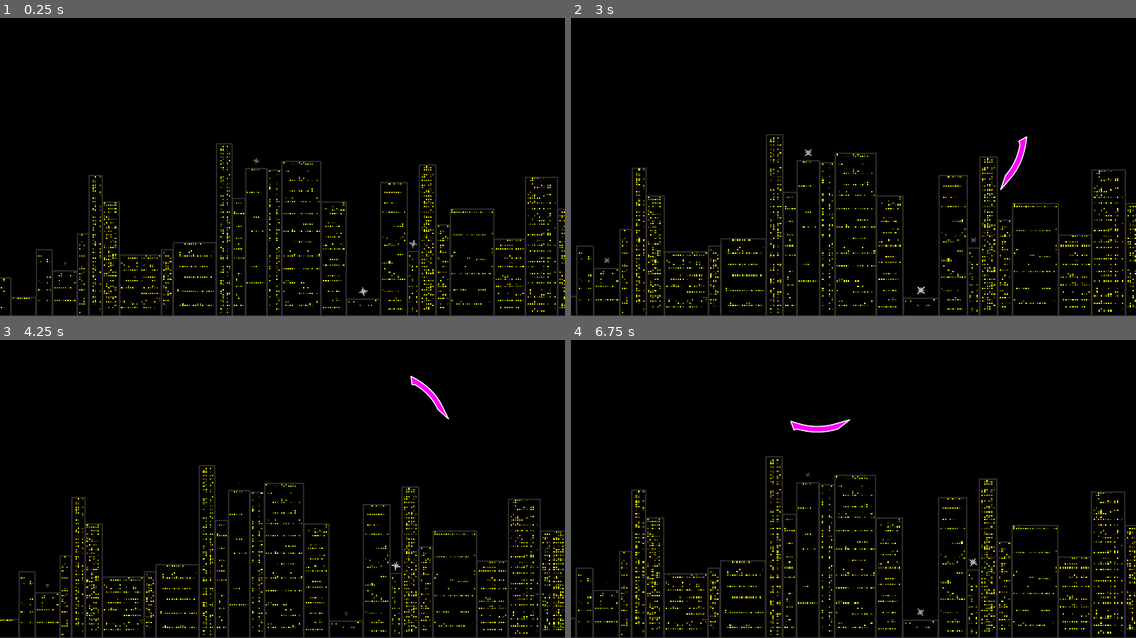
Above: before the commit, frames 1-4 (two rows, left to right).
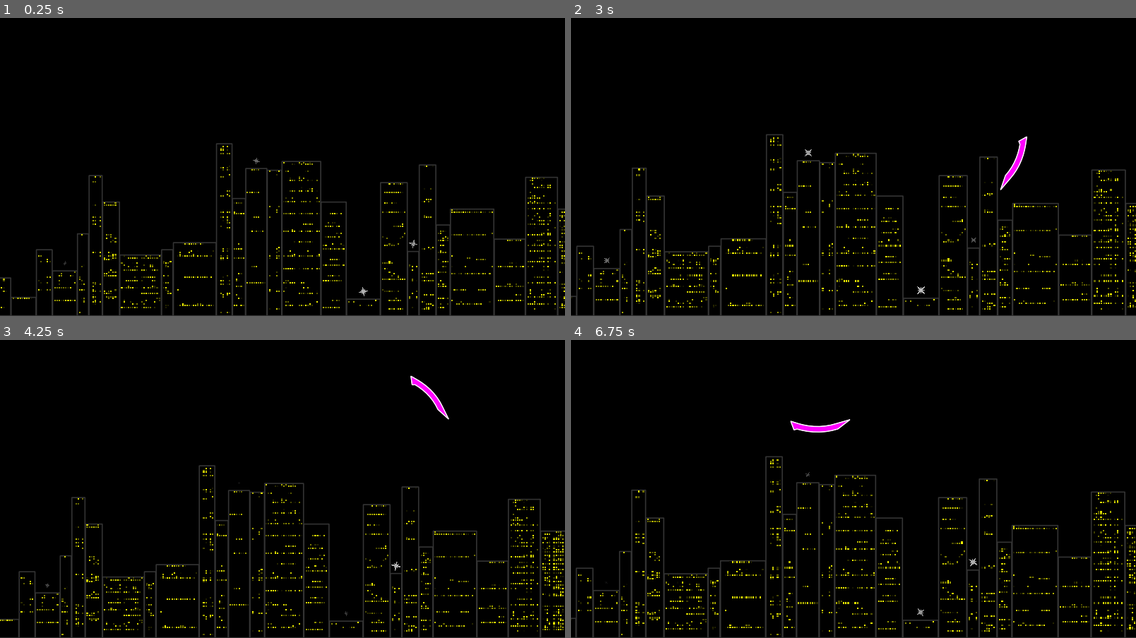
Above: after the commit, the same moments.

Repository: elektito/wyrmsim
Game: Godot game, scene res://World.tscn
Two runs of this game, one before a commit and one after it. Both use one fixed random seed, a clock stepped at 60 frames per second and the inputs below. The engine's default icon, where the game draws it, is replaced by a stand-in: a white triangle on a blue panel in a dark square.
Inputs (mouse positions are in pixels of both pictures, inside the frame that each line leads up to):
- Up to frame 1 (0.25 s): no input
- Up to frame 2 (3 s): move the mouse to (977, 140) at 0.52 s; hold W (up) 0.53-1.28 s; tap one key every 0.75 s from 0.6 s: N (add_segment) D (remove_segment) . (step) Mouse wheel up (zoom_in); move the mouse to (740, 172) at 1.27 s; hold S (down) 1.28-2.03 s; move the mouse to (910, 86) at 2.02 s; hold W (up) from 2.03 s (still down); move the mouse to (825, 220) at 2.77 s
- Up to frame 3 (4.25 s): move the mouse to (452, 527) at 3.52 s; release W (up) at 3.53 s; hold A (left) from 3.53 s (still down); tap Mouse wheel down (zoom_out) at 3.6 s
- Up to frame 4 (6.75 s): move the mouse to (684, 432) at 4.27 s; tap one key every 0.75 s from 4.35 s: N (add_segment) D (remove_segment) . (step) Mouse wheel up (zoom_in); move the mouse to (881, 480) at 5.02 s; release A (left) at 5.03 s; hold S (down) 5.03-5.78 s; move the mouse to (768, 399) at 5.77 s; hold W (up) from 5.78 s (still down); move the mouse to (977, 462) at 6.52 s

The runs differ from the first frame. In frame 1, 0.8% of the frame differs, in the area x 6-100%, y 46-99%; in frame 2, 0.9%; in frame 3, 0.8%; in frame 4, 0.9%, in the area x 1-100%, y 43-99%.

Commit message:
Randomly turn off the lights in some whole floors

Diff:
--- a/Building.gd
+++ b/Building.gd
@@ -94,6 +94,16 @@
 		for w in windows_per_floor:
 			windows[floors - 1 - i][w] = false
 
+	# randomly turn off some whole floors
+	for i in range(0, rng.randi_range(0, fill_rate * floors)):
+		var f1 = rng.randi() % floors
+		var f2 = f1 + 1 + rng.randi_range(0, log(floors))
+		if f2 >= floors:
+			f2 = floors - 1
+		for f in range(f1, f2):
+			for w in windows_per_floor:
+				windows[f][w] = false
+
 	initialized = true
 
 	# redraw
